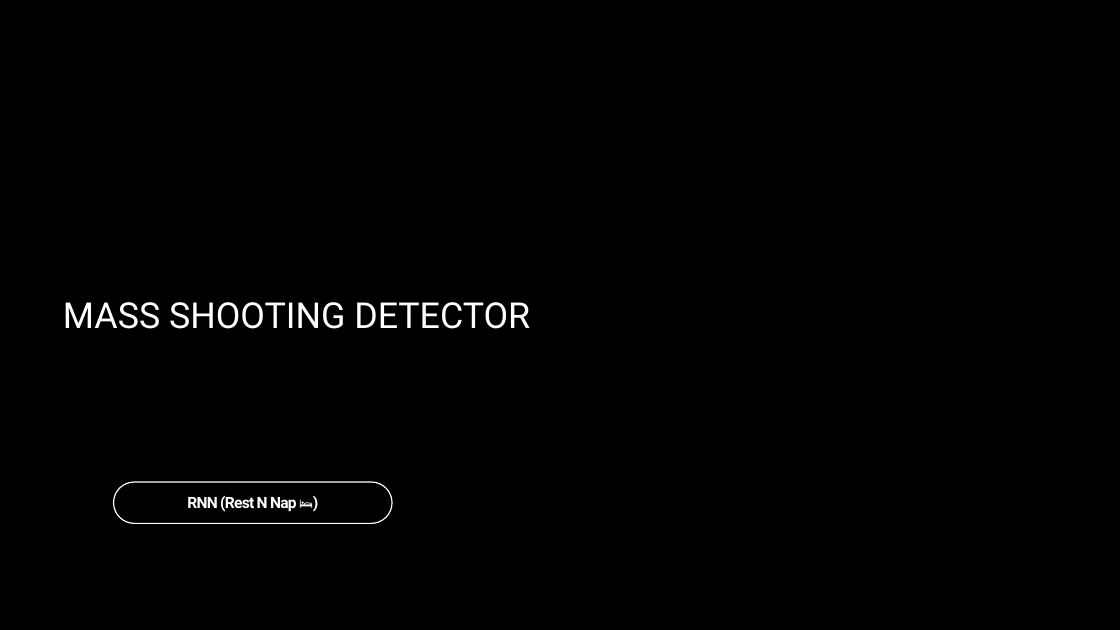
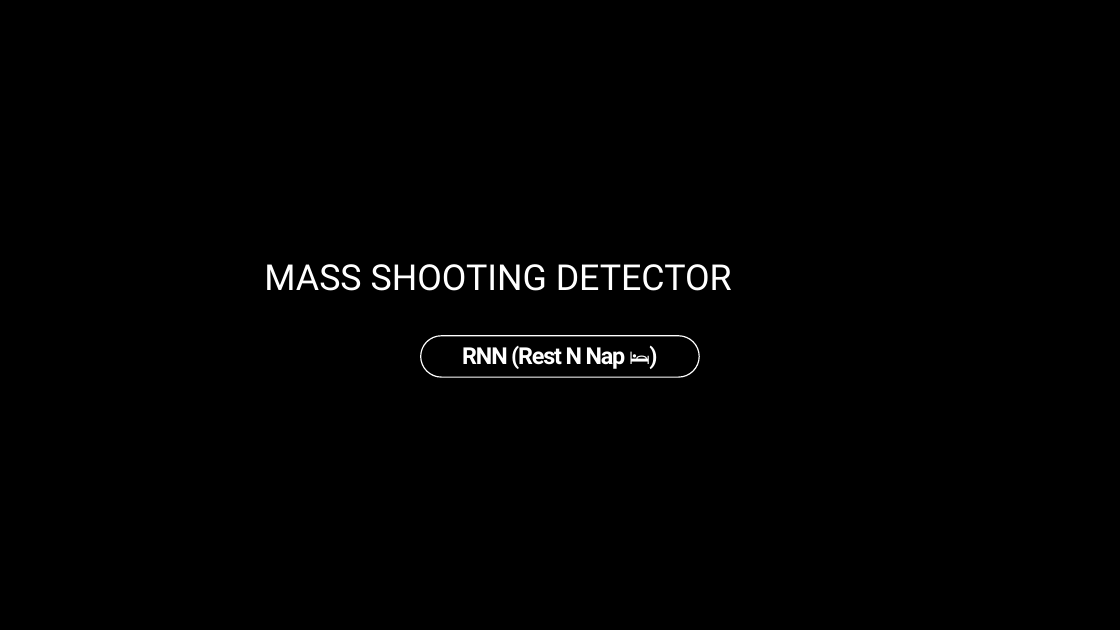
Before and after one commit to dhekmass12/mass-shooting-detector, a slide deck: slide 1 of Mass Shooting Detector.pptx. Drawn at 1120x630 pixels with LibreOffice and Linux fonts; fonts in the diff are those of the drawing; background and template pictures are left out. Boxes give left, top, right and bottom in pixels: in the first picture for what was removed or moved away, otherwise in the second. Text is boxed around its words. In the diff, an @@ line names an element or a change of style, - is before the commit and + after.

```diff
--- a/Mass Shooting Detector.pptx
+++ b/Mass Shooting Detector.pptx
@@ freeform shape removed at (0,0,1120,630) @@
@@ text "MASS SHOOTING DETECTOR": place and size @@
-text "MASS SHOOTING DETECTOR" at (63,302,530,329)
+text "MASS SHOOTING DETECTOR" at (264,264,732,291)
@@ freeform shape at (421,336,699,377): fill gradient #000000 to none; outline none to #FFFFFF 1.5 pt; rotation 90 to 0 degrees; outline redrawn @@
@@ text "RNN (Rest N Nap 🛌)": place and size @@
-text "RNN (Rest N Nap 🛌)" at (187,496,297,512)
+text "RNN (Rest N Nap 🛌)" at (462,346,626,369)
@@ text "RNN (Rest N Nap 🛌)" at (462,346,626,369): size 20 to 30 pt, letter spacing -1 to -1.5 pt; line spacing 28pt to 42pt @@
@@ freeform shape removed at (114,482,392,524) @@
```
Also in this commit, not shown: 5 other slides changed, 17 slides added, 5 slides removed, 5 other files.
